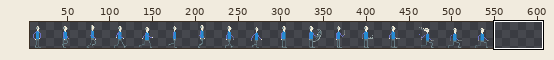
Two versions of one sprite sheet, Man/Man.png. The picture above shows the old version from afar; the outline marks the close-up.
Close-up. The starting point:
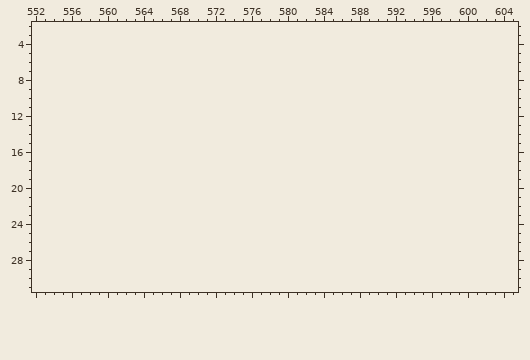
The file is 544x32 pixels. Shown: x 552..605, y 2..31. The old version is drawn lined up with the new one, on the new canvas. The wide view leaves out empty margins.
After the commit:
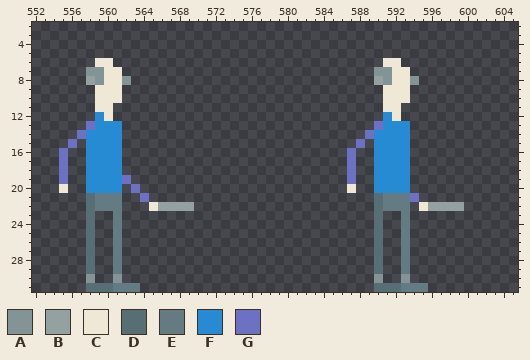
Palette (. is transparent): A #839496  B #93a1a1  C #eee8d5  D #586e75  E #657b83  F #268bd2  G #6c71c4
Log entry: Added a few more frames with the man to make the knife align better
Diff:
canvas 544x32 -> 608x32
Changed rows in their new state; - is an unchanged pixel.
first column x 555:
 6 ----CC------------------------------CC-------
 7 ---AACC----------------------------AACC------
 8 ---BACCA---------------------------BACCA-----
 9 ----CCC-----------------------------CCC------
10 ----CCC-----------------------------CCC------
11 ----CC------------------------------CC-------
12 ----FC------------------------------FC-------
13 ---GFFF----------------------------GFFF------
14 --GFFFF---------------------------GFFFF------
15 -G-FFFF--------------------------G-FFFF------
16 G--FFFF-------------------------G--FFFF------
17 G--FFFF-------------------------G--FFFF------
18 G--FFFF-------------------------G--FFFF------
19 G--FFFFG------------------------G--FFFF------
20 C--FFFF-G-----------------------C--FFFF------
21 ---DEEE--G-------------------------DEEEG-----
22 ---DEEE---CBBBB--------------------DEEE-CBBBB
23 ---D--E----------------------------D--E------
24 ---D--E----------------------------D--E------
25 ---D--E----------------------------D--E------
26 ---D--E----------------------------D--E------
27 ---D--E----------------------------D--E------
28 ---D--E----------------------------D--E------
29 ---D--E----------------------------D--E------
30 ---A--A----------------------------A--A------
31 ---DDDEEE--------------------------DDDEEE----
